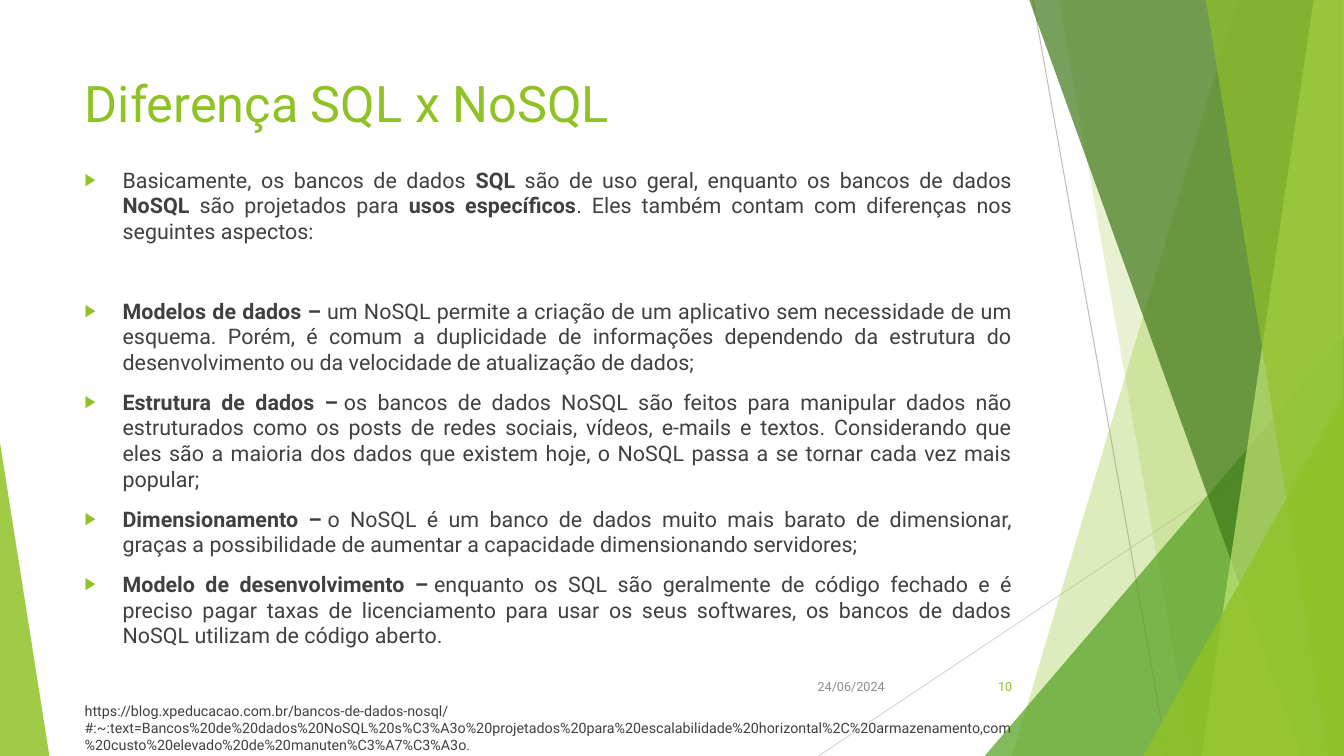
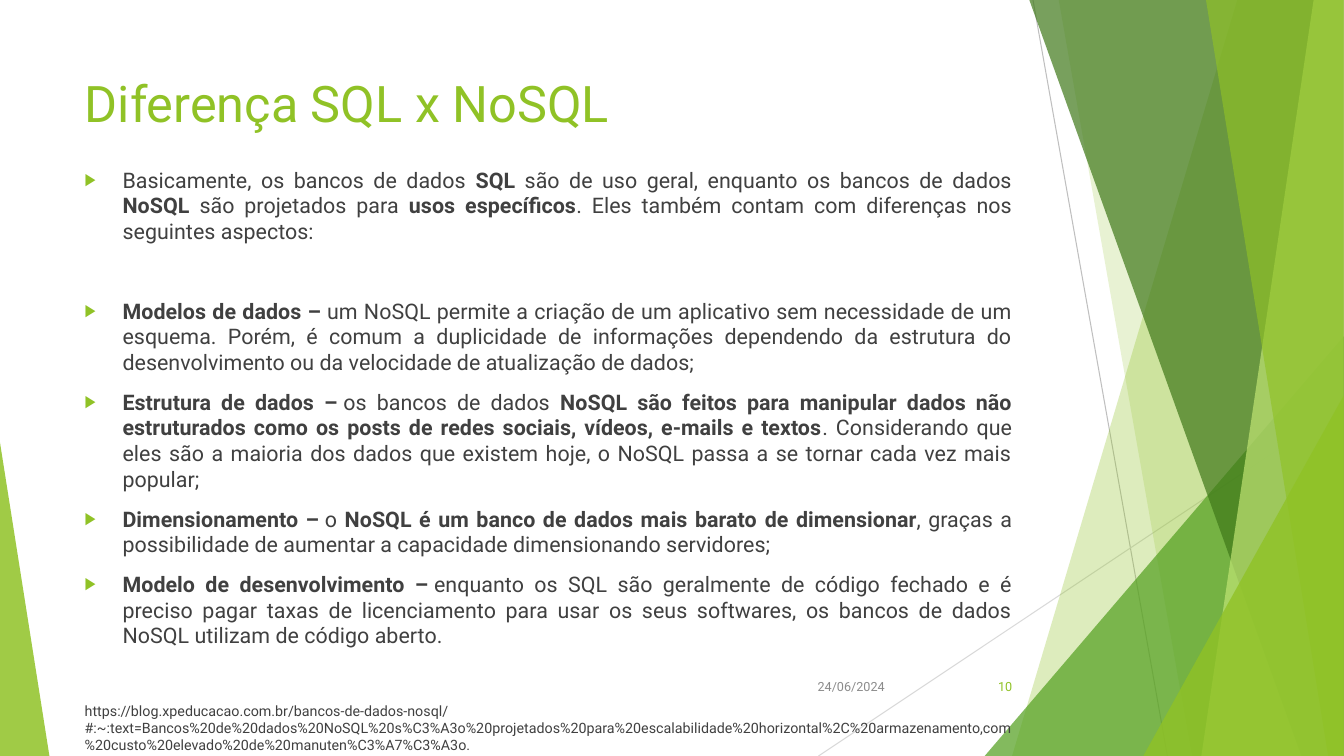
Before and after one commit to evertongodoy/senac-db, a slide deck: slide 10 of presentation/Senac.pptx. Drawn at 1344x756 pixels with LibreOffice and Linux fonts; fonts in the diff are those of the drawing. Boxes give left, top, right and bottom in pixels: in the first picture for what was removed or moved away, otherwise in the second. Text is boxed around its words. In the diff, an @@ line names an element or a change of style, - is before the commit and + after.

```diff
--- a/presentation/Senac.pptx
+++ b/presentation/Senac.pptx
@@ text at [123, 393, 1012, 492]: bold on in "NoSQL são feitos para manipular dados não ..." @@
@@ text at [123, 511, 1012, 557]: text changed @@
-▶ Dimensionamento – o NoSQL é um banco de dados muito mais barato de dimensionar, graças a possibilidade de aumentar a capacidade dimensionando servidores;
+▶ Dimensionamento – o NoSQL é um banco de dados mais barato de dimensionar, graças a possibilidade de aumentar a capacidade dimensionando servidores;
```
Also in this commit, not shown: 8 other slides changed.
